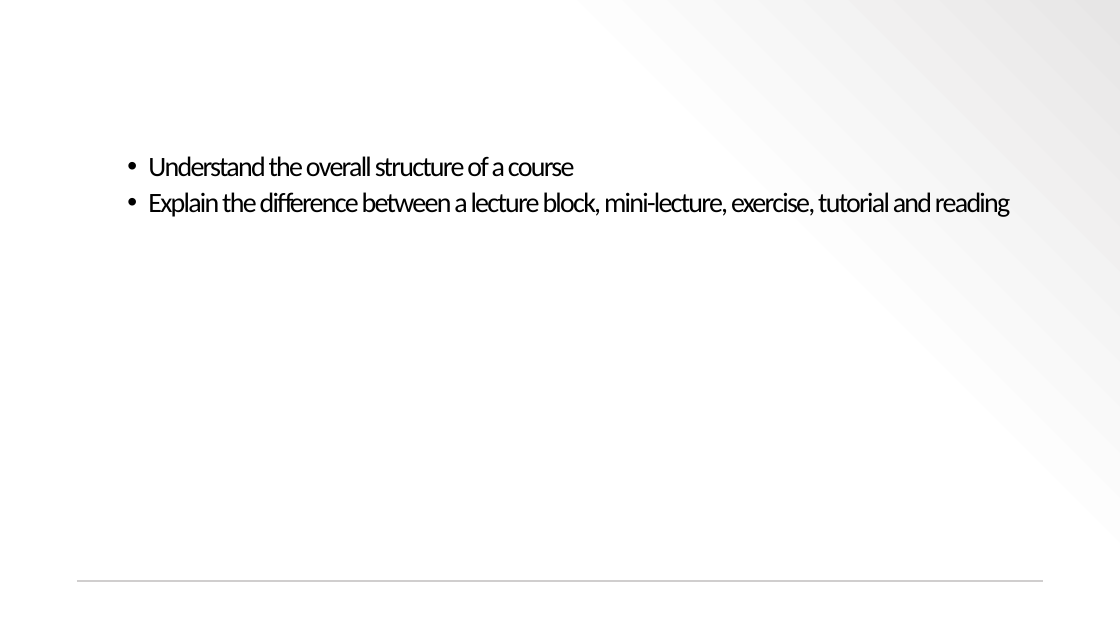
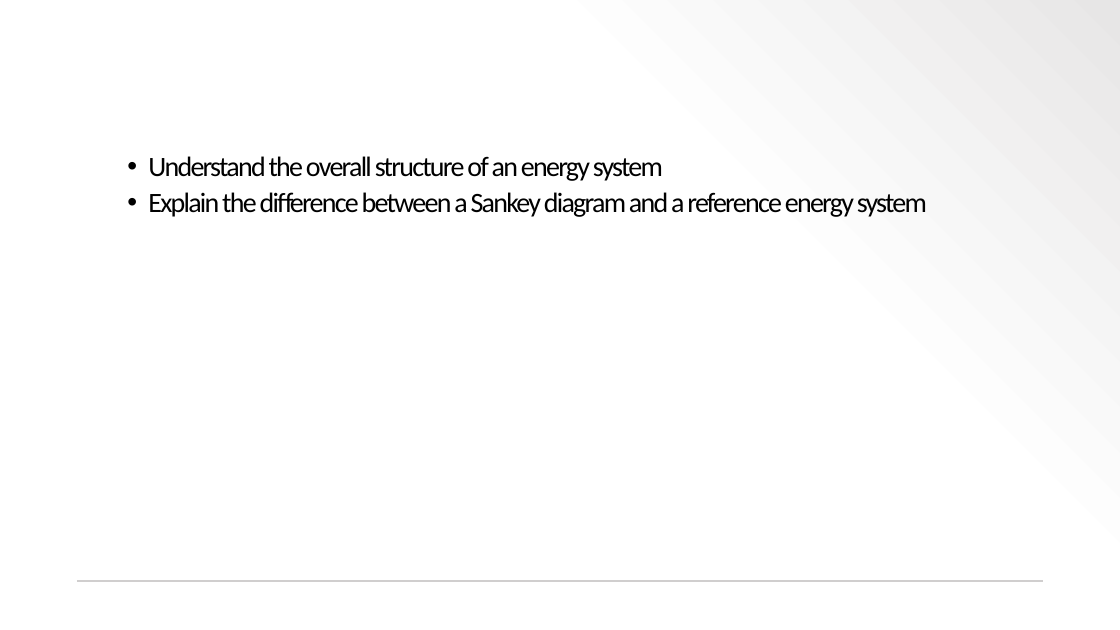
Before and after one commit to ClimateCompatibleGrowth/course_test, a slide deck: slide 3 of docs/block_2/lecture_1/slides.pptx. Drawn at 1120x630 pixels with LibreOffice and Linux fonts; fonts in the diff are those of the drawing; background and template pictures are left out. Boxes give left, top, right and bottom in pixels: in the first picture for what was removed or moved away, otherwise in the second. Text is boxed around its words. In the diff, an @@ line names an element or a change of style, - is before the commit and + after.

```diff
--- a/docs/block_2/lecture_1/slides.pptx
+++ b/docs/block_2/lecture_1/slides.pptx
@@ text at [148,156,927,217]: text changed @@
-  • Understand the overall structure of a course
-  • Explain the difference between a lecture block, mini-lecture, exercise, tutorial and reading
+  • Understand the overall structure of an energy system
+  • Explain the difference between a Sankey diagram and a reference energy system
```
Also in this commit, not shown: 4 other files.
